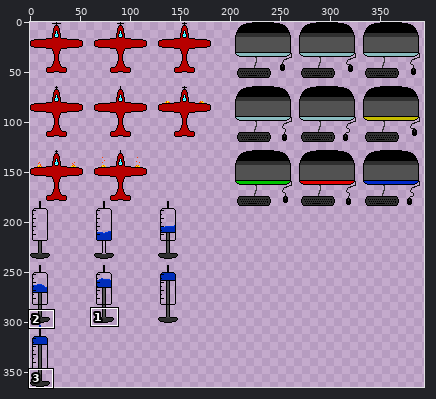
One commit to this sprite sheet: Testbed/Output/Assets/Textures/allAnims.png. Above, an overview of the earlier version with the close-up marked.
Close-up. Before the edit:
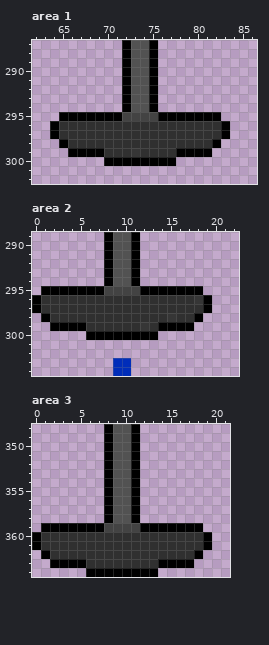
The file is 480x365 pixels. Colours within 5 levels of each other are drawn and written as one. Shown: area 1: x 62..86, y 287..302; area 2: x 0..22, y 289..304; area 3: x 0..21, y 348..364. The wide view leaves out empty margins. The commit also changed other parts of the picture, which this record leaves out.
New version:
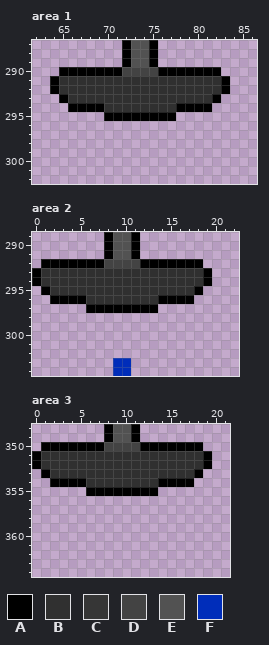
Palette (. is transparent): A #000000  B #303030  C #363636  D #434343  E #525252  F #002dba
Diff:
Area 1:
y 290: x 65..82 .......AEEA....... -> AAAAAAADDDDAAAAAAA
y 291..292: x 64..83 ........AEEA........ -> ABBBBBBBBBBBBBBBBBBA
y 293: x 65..82 .......AEEA....... -> ABBBBBBBBBBBBBBBBA
y 294: x 66..81 ......AEEA...... -> AAAABBBBBBBBAAAA
y 295: x 65..69 AAAAA -> .....; x 72..75 DDDD -> AAAA; x 78..82 AAAAA -> .....
y 296..297: x 64..83 ABBBBBBBBBBBBBBBBBBA -> ....................
y 298: x 65..82 ABBBBBBBBBBBBBBBBA -> ..................
y 299: x 66..81 AAAABBBCBBBBAAAA -> ................
y 300: x 70..77 AAAAAAAA -> ........
Area 2:
y 292: x 1..18 .......AEEA....... -> AAAAAAADDDDAAAAAAA
y 293..294: x 0..19 ........AEEA........ -> ABBBBBBBBBBBBBBBBBBA
y 295: x 2..17 AAAAAADDDDAAAAAA -> BBBBBBBBBBBBBBBB
y 296: x 0..5 ABBBBB -> ..AAAA; x 14..19 BBBBCA -> AAAA..
y 297: x 0..19 ABBBBBBBBBBBBBBBBBBA -> ......AAAAAAAA......
y 298: x 1..18 ABBBBBBBBBBBBBCBBA -> ..................
y 299: x 2..17 AAAABBBBBBCBAAAA -> ................
y 300: x 6..13 AAAAAAAA -> ........
Area 3:
y 350: x 1..18 .......AEEA....... -> AAAAAAADDDDAAAAAAA
y 351..352: x 0..19 ........AEEA........ -> ABBBBBBBBBBBBBBBBBBA
y 353: x 1..18 .......AEEA....... -> ABBBBBBBBBBBBBBBBA
y 354: x 2..17 ......AEEA...... -> AAAABBBBBBBBAAAA
y 355: x 6..7 .. -> AA; x 9..10 EE -> AA; x 12..13 .. -> AA
y 356..358: x 8..11 AEEA -> ....
y 359: x 1..18 AAAAAAADDDDAAAAAAA -> ..................
y 360..361: x 0..19 ABBBBBBBBBBBBBBBBBBA -> ....................
y 362: x 1..18 ABBBBBBBBBBBBBBBBA -> ..................
y 363: x 2..17 AAAABBBBBBBBAAAA -> ................
y 364: x 6..13 AAAAAAAA -> ........
